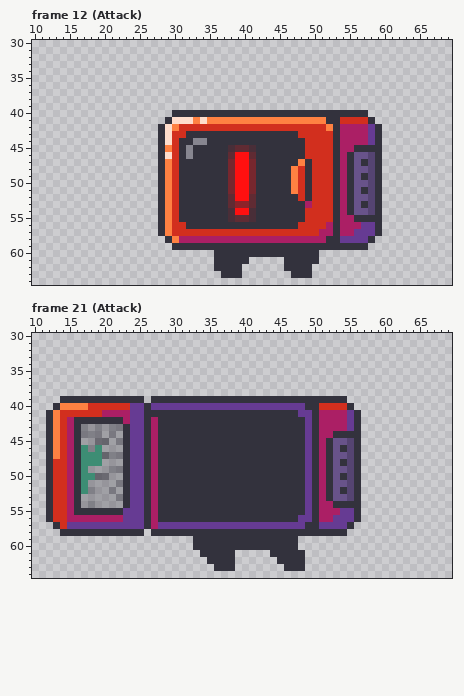
Pixel-art file, stored at Assets/Sprites/Microwave/microwave.ase. The first picture shows the starting point.
80x80 pixels, 50 frames. Colours within 5 levels of each other are drawn and written as one. Shown: frame 12 (Attack): x 10..69, y 30..64; frame 21 (Attack): x 10..69, y 30..64. The commit also changed other frames, which this record leaves out.
After the commit:
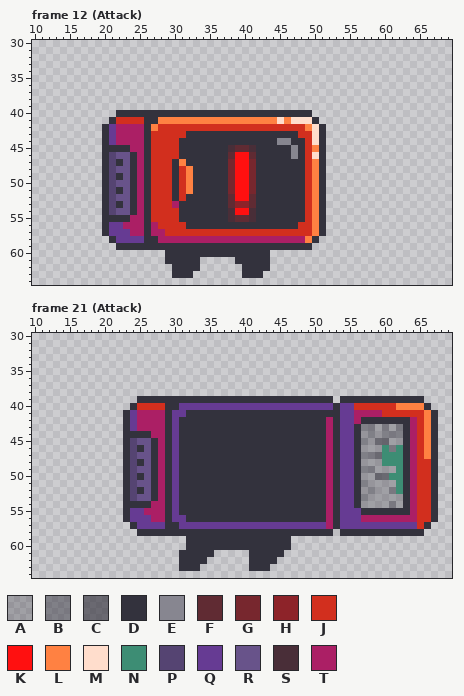
Palette (. is transparent): A #33323d4a  B #33323d7f  C #33323da4  D #33323d  E #878690  F #602b33  G #77272e  H #8d2329  J #d22f1e  K #ff1010  L #ff8142  M #ffddcc  N #3d8d74  P #554472  Q #663b93  R #68538a  S #492e38  T #ab1f65
What changed:
--- frame 12 (Attack), layers "body", "legs"
@@ x 10..69 @@
 39 ............................................................
-40 ....................DDDDDDDDDDDDDDDDDDDDDDDDDDDD............
-41 ...................DMMMLMLLLLLLLLLLLLLLLLLDDJJJJD...........
-42 ..................DMLJJJJJJJJJJJJJJJJJJJJJLDTTTTQD..........
-43 ..................DMJJDDDDDDDDDDDDDDDDJJJJJDTTTTQD..........
-44 ..................DMJDDEEDDDDDDDDDDDDDDJJJJDTTTTQD..........
-45 ..................DLJDEDDDDDSFFSDDDDDDDJJJJDTTDDDD..........
-46 ..................DMJDEDDDDDFKKFDDDDDDDJJJJDTDRRPD..........
-47 ..................DLJDDDDDDDGKKGDDDDDDLDJJJDTDRDPD..........
-48 ..................DLJDDDDDDDGKKGDDDDDLJDJJJDTDRRPD..........
-49 ..................DLJDDDDDDDGKKGDDDDDLJDJJJDTDRDPD..........
-50 ..................DLJDDDDDDDGKKGDDDDDLJDJJJDTDRRPD..........
-51 ..................DLJDDDDDDDGKKGDDDDDLJDJJJDTDRDPD..........
-52 ..................DLJDDDDDDDFKKFDDDDDDJDJJJDTDRRPD..........
-53 ..................DLJDDDDDDDFHHFDDDDDDDTJJJDTDRDPD..........
-54 ..................DLJDDDDDDDSKKSDDDDDDDJJJJDTDRRPD..........
-55 ..................DLJDDDDDDDSFFSDDDDDDDJJJJDTTDDDD..........
-56 ..................DLJJDDDDDDDDDDDDDDDDJJJJTDTTTQQD..........
-57 ..................DLJJJJJJJJJJJJJJJJJJJJJTTDTTQQQD..........
-58 ...................DLTTTTTTTTTTTTTTTTTTTTTDDQQQQD...........
-59 ....................DDDDDDDDDDDDDDDDDDDDDDDDDDDD............
-60 ..........................DDDDDDDDDDDDDDD...................
-61 ..........................DDDDD.....DDDDD...................
-62 ..........................DDDD......DDDD....................
-63 ...........................DDD.......DDD....................
+40 ............DDDDDDDDDDDDDDDDDDDDDDDDDDDD....................
+41 ...........DJJJJDDLLLLLLLLLLLLLLLLLMLMMMD...................
+42 ..........DQTTTTDLJJJJJJJJJJJJJJJJJJJJJLMD..................
+43 ..........DQTTTTDJJJJJDDDDDDDDDDDDDDDDJJMD..................
+44 ..........DQTTTTDJJJJDDDDDDDDDDDDDDEEDDJMD..................
+45 ..........DDDDTTDJJJJDDDDDDDSFFSDDDDDEDJLD..................
+46 ..........DPRRDTDJJJJDDDDDDDFKKFDDDDDEDJMD..................
+47 ..........DPDRDTDJJJDLDDDDDDGKKGDDDDDDDJLD..................
+48 ..........DPRRDTDJJJDJLDDDDDGKKGDDDDDDDJLD..................
+49 ..........DPDRDTDJJJDJLDDDDDGKKGDDDDDDDJLD..................
+50 ..........DPRRDTDJJJDJLDDDDDGKKGDDDDDDDJLD..................
+51 ..........DPDRDTDJJJDJLDDDDDGKKGDDDDDDDJLD..................
+52 ..........DPRRDTDJJJDJDDDDDDFKKFDDDDDDDJLD..................
+53 ..........DPDRDTDJJJTDDDDDDDFHHFDDDDDDDJLD..................
+54 ..........DPRRDTDJJJJDDDDDDDSKKSDDDDDDDJLD..................
+55 ..........DDDDTTDJJJJDDDDDDDSFFSDDDDDDDJLD..................
+56 ..........DQQTTTDTJJJJDDDDDDDDDDDDDDDDJJLD..................
+57 ..........DQQQTTDTTJJJJJJJJJJJJJJJJJJJJJLD..................
+58 ...........DQQQQDDTTTTTTTTTTTTTTTTTTTTTLD...................
+59 ............DDDDDDDDDDDDDDDDDDDDDDDDDDDD....................
+60 ...................DDDDDDDDDDDDDDD..........................
+61 ...................DDDDD.....DDDDD..........................
+62 ....................DDDD......DDDD..........................
+63 ....................DDD.......DDD...........................
 64 ............................................................
--- frame 21 (Attack), layers "display light", "body", "legs"
@@ x 10..69 @@
 38 ............................................................
-39 ....DDDDDDDDDDDD.DDDDDDDDDDDDDDDDDDDDDDDDDDDD...............
-40 ...DLLLLJJJJJJQQDQQQQQQQQQQQQQQQQQQQQQQDDJJJJD..............
-41 ..DLJJJJJJTTTTQQDDDDDDDDDDDDDDDDDDDDDDQQDTTTTQD.............
-42 ..DLJTDDDDDDDTQQDTDDDDDDDDDDDDDDDDDDDDDQDTTTTQD.............
-43 ..DLJTDBABABBDQQDTDDDDDDDDDDDDDDDDDDDDDQDTTTTQD.............
-44 ..DLJTDBBBABADQQDTDDDDDDDDDDDDDDDDDDDDDQDTTDDDD.............
-45 ..DLJTDAACCABDQQDTDDDDDDDDDDDDDDDDDDDDDQDTDRRPD.............
-46 ..DLJTDNBNAAADQQDTDDDDDDDDDDDDDDDDDDDDDQDTDRDPD.............
-47 ..DLJTDNNNCBBDQQDTDDDDDDDDDDDDDDDDDDDDDQDTDRRPD.............
-48 ..DJJTDNNNAAADQQDTDDDDDDDDDDDDDDDDDDDDDQDTDRDPD.............
-49 ..DJJTDNAAABBDQQDTDDDDDDDDDDDDDDDDDDDDDQDTDRRPD.............
-50 ..DJJTDNNCCAADQQDTDDDDDDDDDDDDDDDDDDDDDQDTDRDPD.............
-51 ..DJJTDNAAAABDQQDTDDDDDDDDDDDDDDDDDDDDDQDTDRRPD.............
-52 ..DJJTDNBAABADQQDTDDDDDDDDDDDDDDDDDDDDDQDTDRDPD.............
-53 ..DJJTDAAAAABDQQDTDDDDDDDDDDDDDDDDDDDDDQDTDRRPD.............
-54 ..DJJTDABAAAADQQDTDDDDDDDDDDDDDDDDDDDDDQDTTDDDD.............
-55 ..DJJTDDDDDDDQQQDTDDDDDDDDDDDDDDDDDDDDDQDTTTQQD.............
-56 ..DJJTTTTTTTTQQQDTDDDDDDDDDDDDDDDDDDDDQQDTTQQQD.............
-57 ...DJQQQQQQQQQQQDTQQQQQQQQQQQQQQQQQQQQQDDQQQQD..............
-58 ....DDDDDDDDDDDD.DDDDDDDDDDDDDDDDDDDDDDDDDDDD...............
-59 .......................DDDDDDDDDDDDDDD......................
-60 .......................DDDDDDDDDDDDDDD......................
-61 ........................DDDDD.....DDDDD.....................
-62 .........................DDDD......DDDD.....................
-63 ..........................DDD.......DDD.....................
+39 ...............DDDDDDDDDDDDDDDDDDDDDDDDDDDD.DDDDDDDDDDDD....
+40 ..............DJJJJDDQQQQQQQQQQQQQQQQQQQQQQDQQJJJJJJLLLLD...
+41 .............DQTTTTDQQDDDDDDDDDDDDDDDDDDDDDDQQTTTTJJJJJJLD..
+42 .............DQTTTTDQDDDDDDDDDDDDDDDDDDDDDTDQQTDDDDDDDTJLD..
+43 .............DQTTTTDQDDDDDDDDDDDDDDDDDDDDDTDQQDBBABABDTJLD..
+44 .............DDDDTTDQDDDDDDDDDDDDDDDDDDDDDTDQQDABABBBDTJLD..
+45 .............DPRRDTDQDDDDDDDDDDDDDDDDDDDDDTDQQDBACCAADTJLD..
+46 .............DPDRDTDQDDDDDDDDDDDDDDDDDDDDDTDQQDAAANBNDTJLD..
+47 .............DPRRDTDQDDDDDDDDDDDDDDDDDDDDDTDQQDBBCNNNDTJLD..
+48 .............DPDRDTDQDDDDDDDDDDDDDDDDDDDDDTDQQDAAANNNDTJJD..
+49 .............DPRRDTDQDDDDDDDDDDDDDDDDDDDDDTDQQDBBAAANDTJJD..
+50 .............DPDRDTDQDDDDDDDDDDDDDDDDDDDDDTDQQDAACCNNDTJJD..
+51 .............DPRRDTDQDDDDDDDDDDDDDDDDDDDDDTDQQDBAAAANDTJJD..
+52 .............DPDRDTDQDDDDDDDDDDDDDDDDDDDDDTDQQDABAABNDTJJD..
+53 .............DPRRDTDQDDDDDDDDDDDDDDDDDDDDDTDQQDBAAAAADTJJD..
+54 .............DDDDTTDQDDDDDDDDDDDDDDDDDDDDDTDQQDAAAABADTJJD..
+55 .............DQQTTTDQDDDDDDDDDDDDDDDDDDDDDTDQQQDDDDDDDTJJD..
+56 .............DQQQTTDQQDDDDDDDDDDDDDDDDDDDDTDQQQTTTTTTTTJJD..
+57 ..............DQQQQDDQQQQQQQQQQQQQQQQQQQQQTDQQQQQQQQQQQJD...
+58 ...............DDDDDDDDDDDDDDDDDDDDDDDDDDDD.DDDDDDDDDDDD....
+59 ......................DDDDDDDDDDDDDDD.......................
+60 ......................DDDDDDDDDDDDDDD.......................
+61 .....................DDDDD.....DDDDD........................
+62 .....................DDDD......DDDD.........................
+63 .....................DDD.......DDD..........................
 64 ............................................................
Where, in picture pixels (left, top, right, bottom), the same in both pictures:
changed: (102, 110, 382, 278)
changed: (46, 396, 438, 571)
